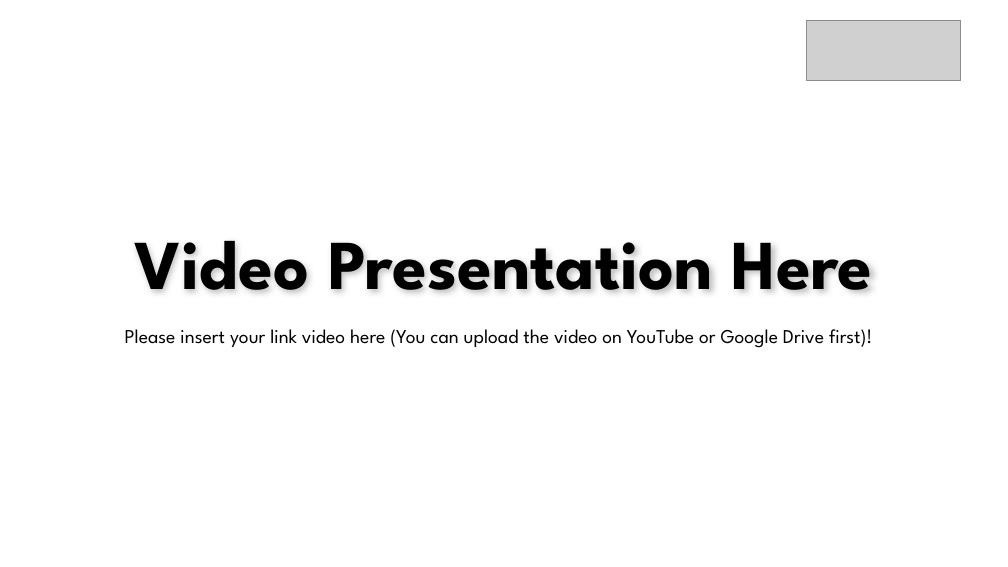
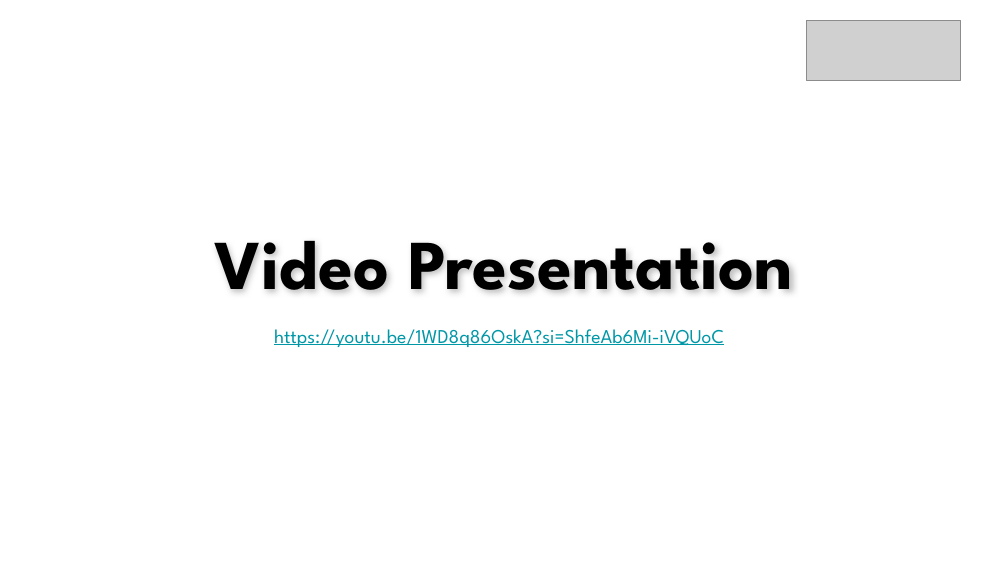
Before and after one commit to dandisatrio/vip_finaltask_jubelio_qa, a slide deck: slide 8 of FinalTask_Jubelio_QA_Bambang Satrio Gandhi.pptx. Drawn at 1008x567 pixels with LibreOffice and Linux fonts; fonts in the diff are those of the drawing; grey boxes stand for pictures; background and template pictures are left out. Boxes give left, top, right and bottom in pixels: in the first picture for what was removed or moved away, otherwise in the second. Text is boxed around its words. In the diff, an @@ line names an element or a change of style, - is before the commit and + after.

```diff
--- a/FinalTask_Jubelio_QA_Bambang Satrio Gandhi.pptx
+++ b/FinalTask_Jubelio_QA_Bambang Satrio Gandhi.pptx
@@ text at [214, 240, 793, 292]: text changed @@
-Video Presentation Here
+Video Presentation
@@ text at [274, 329, 724, 347]: text changed; text colour #000000 to #0097A7 @@
-Please insert your link video here (You can upload the video on YouTube or Google Drive first)!
+https://youtu.be/1WD8q86OskA?si=ShfeAb6Mi-iVQUoC
```
Also in this commit, not shown: 3 other slides changed.
